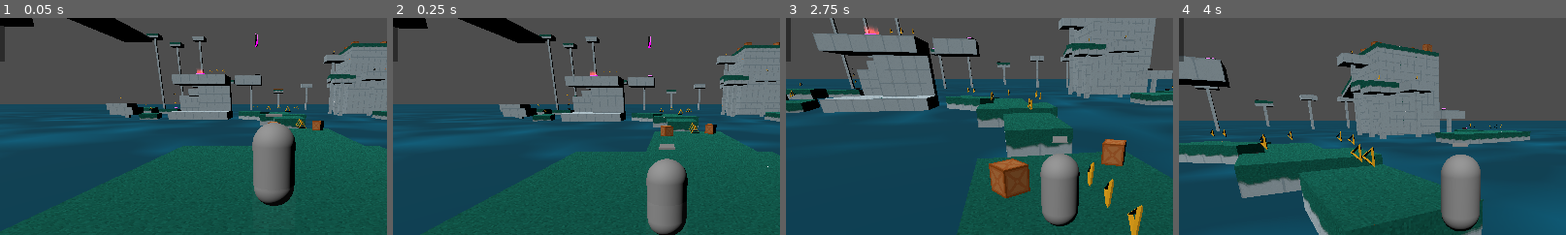
Above: before the commit, frames 1-4 (left to right).
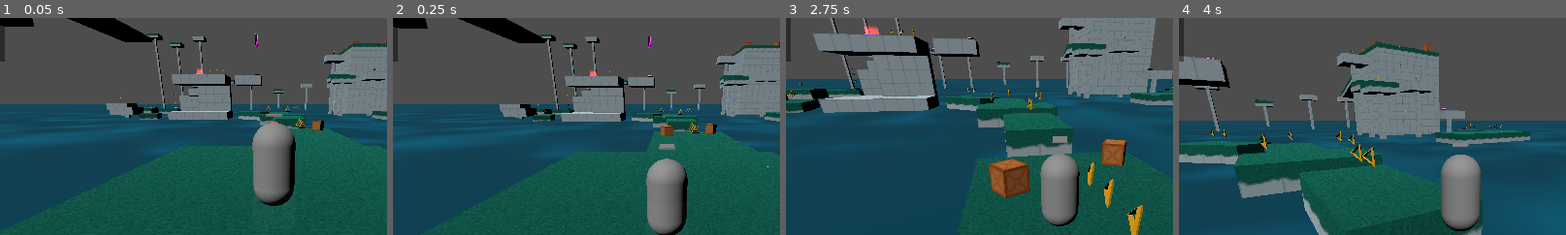
Above: after the commit, the same moments.

Repository: Nigel-Karunaratne/3DPlatformer_Godot4
Game: Godot game, scene res://level_scenes/monument1.tscn
The game is run twice, just before and just after one commit, with the same random seed, the same clock (stepped at 60 frames per second) and the same inputs. The project has no main scene, so this scene is started directly.
Inputs (mouse positions are % of the whole screen's width and height, from its top left):
- Up to frame 1 (0.05 s): no input
- Up to frame 2 (0.25 s): no input
- Up to frame 3 (2.75 s): tap Enter at 0.5 s; move the mouse to (55, 50) at 0.52 s; hold W (move_forward) from 0.53 s (still down); tap R at 0.6 s; tap Space (jump) at 0.77, 1.52 s; move the mouse to (45, 50) at 1.27 s; tap T at 1.35 s; move the mouse to (52, 48) at 2.02 s; hold F from 2.03 s (still down)
- Up to frame 4 (4 s): keep holding W (move_forward); move the mouse to (49, 52) at 2.77 s; release F at 2.78 s; tap R at 2.85 s; tap Space (jump) at 3.02, 3.77 s; move the mouse to (57, 51) at 3.52 s; tap T at 3.6 s
The pictures show only the part of the screen within x 15-65%, y 9-59%; the shares and areas given below are measured in that part.

The runs differ from the first frame. In frame 1, less than 0.1% of the frame differs, in the area x 50-53%, y 23-26%; in frame 2, less than 0.1%; in frame 3, less than 0.1%, in the area x 20-24%, y 3-8%; in frame 4, nothing differs.

Commit message:
Add Emission to Checkpoint Ring
it is now more visible

Diff:
--- a/materials/m_checkpoint_ring.tres
+++ b/materials/m_checkpoint_ring.tres
@@ -7,6 +7,10 @@
 transparency = 1
 blend_mode = 1
 cull_mode = 2
-albedo_color = Color(6.69017e-06, 0.71905, 0.376037, 1)
+albedo_color = Color(0, 0.717647, 0.376471, 1)
 albedo_texture = ExtResource("1_iof0y")
+emission_enabled = true
+emission = Color(0, 0.717647, 0.376471, 1)
+emission_operator = 1
+emission_texture = ExtResource("1_iof0y")
 texture_filter = 0
--- a/scripts/checkpoint.gd
+++ b/scripts/checkpoint.gd
@@ -9,7 +9,7 @@
 
 func _ready():
 	if checkpoint_ring:
-		checkpoint_ring.get_surface_override_material(0).set("albedo_color", NOT_ACTIVE_COLOR)
+		set_ring_color(NOT_ACTIVE_COLOR)
 	pass
 
 func _on_body_entered(body):
@@ -20,10 +20,14 @@
 		if (gm as GameManager).current_checkpoint != self:
 			(gm as GameManager).on_checkpoint_enter(self)
 			if checkpoint_ring:
-				checkpoint_ring.get_surface_override_material(0).set("albedo_color", ACTIVE_COLOR)
+				set_ring_color(ACTIVE_COLOR)
 		else:
 			print("DO NOTHING!")
 
 func reset_active_color():
 	if checkpoint_ring:
-		checkpoint_ring.get_surface_override_material(0).set("albedo_color", NOT_ACTIVE_COLOR)
+		set_ring_color(NOT_ACTIVE_COLOR)
+
+func set_ring_color(color: Color):
+	checkpoint_ring.get_surface_override_material(0).set("albedo_color", color)
+	checkpoint_ring.get_surface_override_material(0).set("emission", color)
